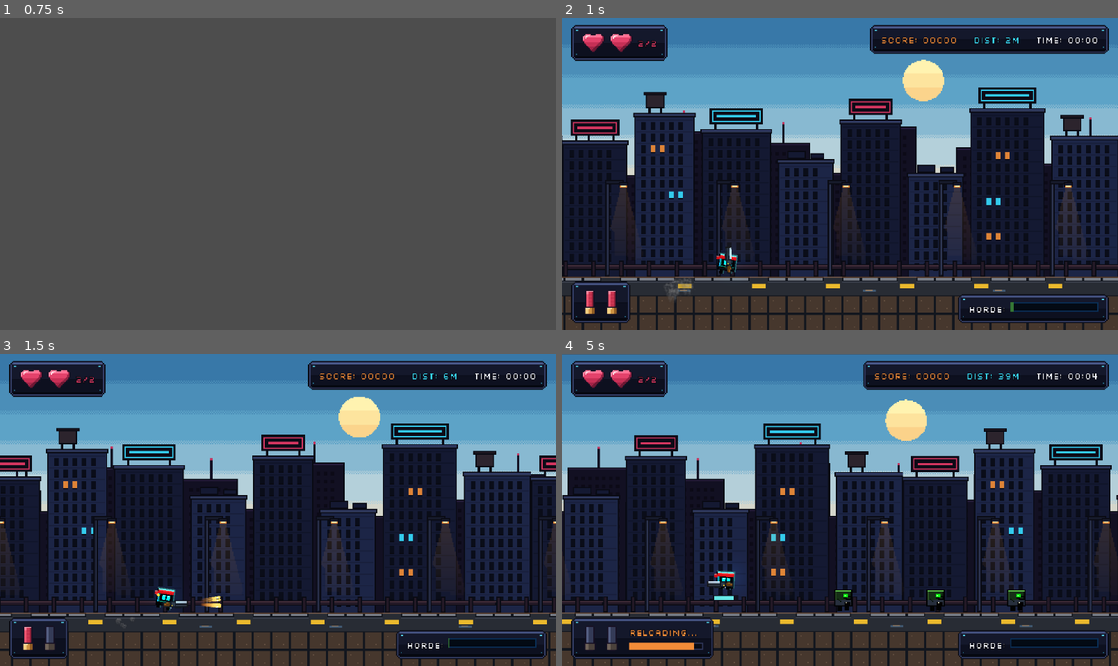
Above: before the commit, frames 1-4 (two rows, left to right).
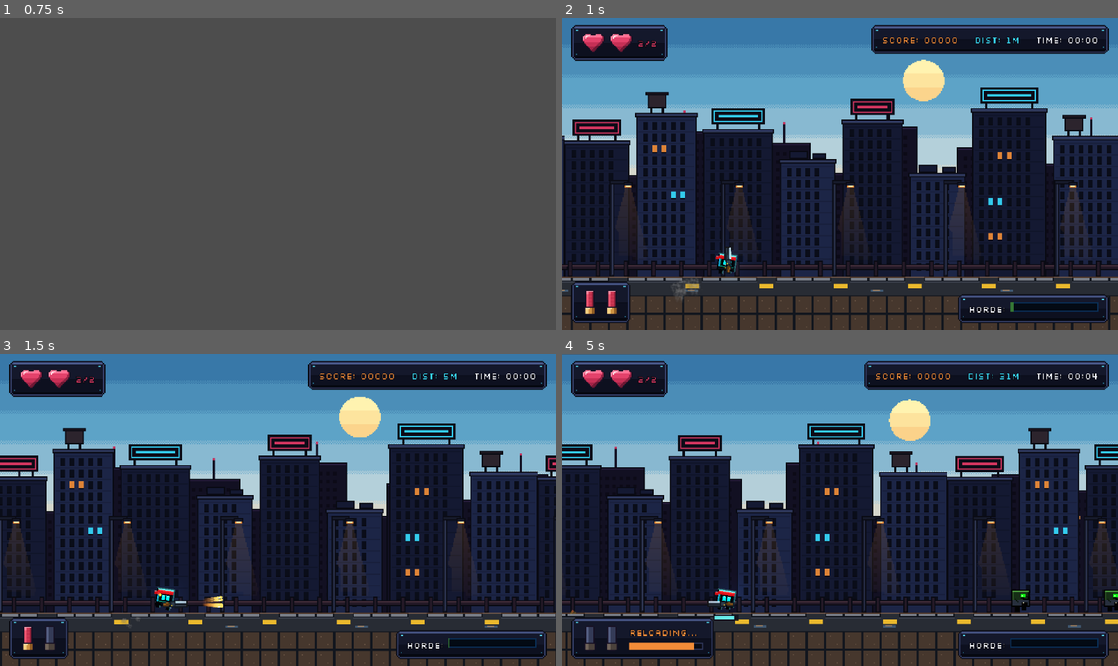
Above: after the commit, the same moments.

Repository: DenzTheKid/cube-lastrun-final-submission
Game: Godot game, scene res://scenes/main/main_menu.tscn
The game is run twice, just before and just after one commit, with the same random seed, the same clock (stepped at 60 frames per second) and the same inputs.
Inputs (mouse positions are in pixels of both pictures, inside the frame that each line leads up to):
- Up to frame 1 (0.75 s): click "> PLAY MISSION" at 0.5 s
- Up to frame 2 (1 s): no input
- Up to frame 3 (1.5 s): move the mouse to (400, 494) at 1.27 s; hold Right (ui_right) from 1.28 s (still down); hold S (fast_fall, bound only after the commit) from 1.28 s (still down); click (400, 494) at 1.42 s
- Up to frame 4 (5 s): tap Space (jump) at 1.52, 4.52 s; release Right (ui_right) at 2 s; release S (fast_fall, bound only after the commit) at 2 s; drag from (728, 525) to (812, 572) at 2.02 s; move the mouse to (895, 441) at 2.77 s; hold Right (ui_right) 2.78-3.5 s; hold S (fast_fall, bound only after the commit) 2.78-3.5 s; drag from (812, 572) to (673, 463) at 3.52 s; move the mouse to (1006, 556) at 4.27 s; hold Left (ui_left) from 4.28 s (still down); hold J from 4.28 s (still down); tap S (fast_fall, bound only after the commit) at 4.55 s

Frame 1 is identical in both runs. In frame 2, 14% of the frame differs, in the area x 0-100%, y 2-100%; in frame 3, 23%; in frame 4, 31%.

Commit message:
feat(controls,balance): lower run speed pacing and add [S] fast-fall dive

Diff:
--- a/project.godot
+++ b/project.godot
@@ -44,6 +44,12 @@
 , Object(InputEventKey,"resource_local_to_scene":false,"resource_name":"","device":-1,"window_id":0,"alt_pressed":false …(186 unchanged characters)…
 ]
 }
+fast_fall={
+"deadzone": 0.5,
+"events": [Object(InputEventKey,"resource_local_to_scene":false,"resource_name":"","device":-1,"window_id":0,"alt_pressed":false,"shift_pressed":false,"ctrl_pressed":false,"meta_pressed":false,"pressed":false,"keycode":83,"physical_keycode":0,"key_label":0,"unicode":115,"location":0,"echo":false,"script":null)
+, Object(InputEventKey,"resource_local_to_scene":false,"resource_name":"","device":-1,"window_id":0,"alt_pressed":false,"shift_pressed":false,"ctrl_pressed":false,"meta_pressed":false,"pressed":false,"keycode":4194322,"physical_keycode":0,"key_label":0,"unicode":0,"location":0,"echo":false,"script":null)
+]
+}
 shoot={
 "deadzone": 0.5,
 "events": [Object(InputEventMouseButton,"resource_local_to_scene":false,"resource_name":"","device":-1,"window_id":0,"a …(253 unchanged characters)…
--- a/scenes/main/main_menu.tscn
+++ b/scenes/main/main_menu.tscn
@@ -355,9 +355,9 @@
 anchor_right = 0.5
 anchor_bottom = 0.5
 offset_left = -180.0
-offset_top = -108.0
+offset_top = -114.0
 offset_right = 180.0
-offset_bottom = 108.0
+offset_bottom = 114.0
 grow_horizontal = 2
 grow_vertical = 2
 
@@ -376,6 +376,7 @@
 layout_mode = 2
 text = "- AUTO-RUN: CONTINUOUS RIGHTWARD RUN
 - JUMP: [SPACE] / [W] / [UP ARROW]
+- FAST FALL: [S] / [DOWN ARROW] (IN AIR)
 - AIM: [MOUSE] 360 AIM (OR RIGHT STICK)
 - SHOOT: [LEFT CLICK] / [X] (2 SHELLS)
 - RECOIL JUMP: SHOOT DOWNWARD TO VAULT!
--- a/scripts/enemies/rear_horde.gd
+++ b/scripts/enemies/rear_horde.gd
@@ -7,7 +7,7 @@
 
 @export var max_safe_distance: float = 230.0
 @export var catch_threshold: float = 16.0 # distance at which player is grabbed
-@export var base_catchup_speed: float = 165.0 # slightly less than player base speed
+@export var base_catchup_speed: float = 135.0 # slightly less than player base speed
 
 var target_player: Player = null
 var current_x_offset: float = 220.0
--- a/scripts/player/player.gd
+++ b/scripts/player/player.gd
@@ -18,10 +18,13 @@
 const RECOIL_DUST_SCENE: PackedScene = preload("res://scenes/effects/recoil_dust.tscn")
 const SPARK_SCENE: PackedScene = preload("res://scenes/effects/bullet_spark.tscn")
 
-@export var base_run_speed: float = 175.0
+@export var base_run_speed: float = 145.0
 @export var jump_velocity: float = -380.0
 @export var gravity: float = 980.0
 @export var max_fall_speed: float = 650.0
+@export var fast_fall_max_speed: float = 780.0
+@export var fast_fall_gravity_mult: float = 2.8
+@export var fast_fall_dive_speed: float = 340.0
 @export var max_upward_velocity: float = -540.0
 
 @export var max_hp: int = 2
@@ -48,6 +51,7 @@
 var _anim_timer: float = 0.0
 var _anim_frame: int = 0
 var _was_on_floor: bool = true
+var _fast_fall_burst_used: bool = false
 var current_aim_angle: float = 0.0
 var current_aim_vector: Vector2 = Vector2.RIGHT
 
@@ -154,13 +158,27 @@
 		GameManager.add_distance(velocity.x * delta * 0.05)
 
 	# Gravity & Ground Contact
+	var is_fast_falling: bool = false
 	if not is_on_floor():
-		velocity.y = minf(velocity.y + gravity * delta, max_fall_speed)
+		if _spawn_input_grace_frames <= 0 and _is_fast_fall_held():
+			is_fast_falling = true
+			if not _fast_fall_burst_used:
+				_fast_fall_burst_used = true
+				if velocity.y < fast_fall_dive_speed:
+					velocity.y = maxf(velocity.y * 0.15, fast_fall_dive_speed)
+					_visual_scale = Vector2(0.78, 1.26)
+					_spawn_footstep_dust(0.6)
+			velocity.y = minf(velocity.y + gravity * fast_fall_gravity_mult * delta, fast_fall_max_speed)
+		else:
+			if not _is_fast_fall_held():
+				_fast_fall_burst_used = false
+			velocity.y = minf(velocity.y + gravity * delta, max_fall_speed)
 		coyote_timer -= delta
 		# Apex hang-time subtle horizontal poise
-		if absf(velocity.y) < 42.0:
+		if not is_fast_falling and absf(velocity.y) < 42.0:
 			_visual_scale = _visual_scale.lerp(Vector2(1.08, 0.92), 1.0 - exp(-12.0 * delta))
 	else:
+		_fast_fall_burst_used = false
 		coyote_timer = COYOTE_TIME
 		if not _was_on_floor:
 			# Landed impact squash + dust burst!
@@ -241,6 +259,9 @@
 		or Input.is_key_pressed(KEY_W)
 		or Input.is_key_pressed(KEY_UP)
 	)
+
+func _is_fast_fall_held() -> bool:
+	return Input.is_action_pressed("fast_fall") or Input.is_key_pressed(KEY_S) or Input.is_key_pressed(KEY_DOWN)
 
 func _perform_jump() -> void:
 	velocity.y = jump_velocity
@@ -271,6 +292,7 @@
 func _on_shotgun_recoil(force: Vector2) -> void:
 	# Downward shot -> Upward boost
 	if force.y < 0.0:
+		_fast_fall_burst_used = false
 		if velocity.y > 0.0:
 			velocity.y = 0.0
 		velocity.y += force.y
--- a/scripts/systems/game_manager.gd
+++ b/scripts/systems/game_manager.gd
@@ -28,7 +28,7 @@
 
 # Difficulty multipliers
 var difficulty_factor: float = 1.0 # starts at 1.0, increases smoothly over time
-var base_player_speed: float = 170.0
+var base_player_speed: float = 145.0
 
 const SAVE_PATH: String = "user://cube_lastrun_save.json"
 
@@ -39,9 +39,9 @@
 func _process(delta: float) -> void:
 	if current_state == State.PLAYING:
 		survival_time += delta
-		# Difficulty increases slowly over distance and time
-		difficulty_factor = 1.0 + (distance / 500.0) + (survival_time / 90.0)
-		difficulty_factor = clampf(difficulty_factor, 1.0, 2.5)
+		# Difficulty increases gently over distance and time for fair pacing
+		difficulty_factor = 1.0 + (distance / 850.0) + (survival_time / 150.0)
+		difficulty_factor = clampf(difficulty_factor, 1.0, 1.85)
 		if combo_count > 0:
 			combo_timer -= delta
 			if combo_timer <= 0.0:
Binary file changed: documentation/screenshots/v2_controls_960x540.png
